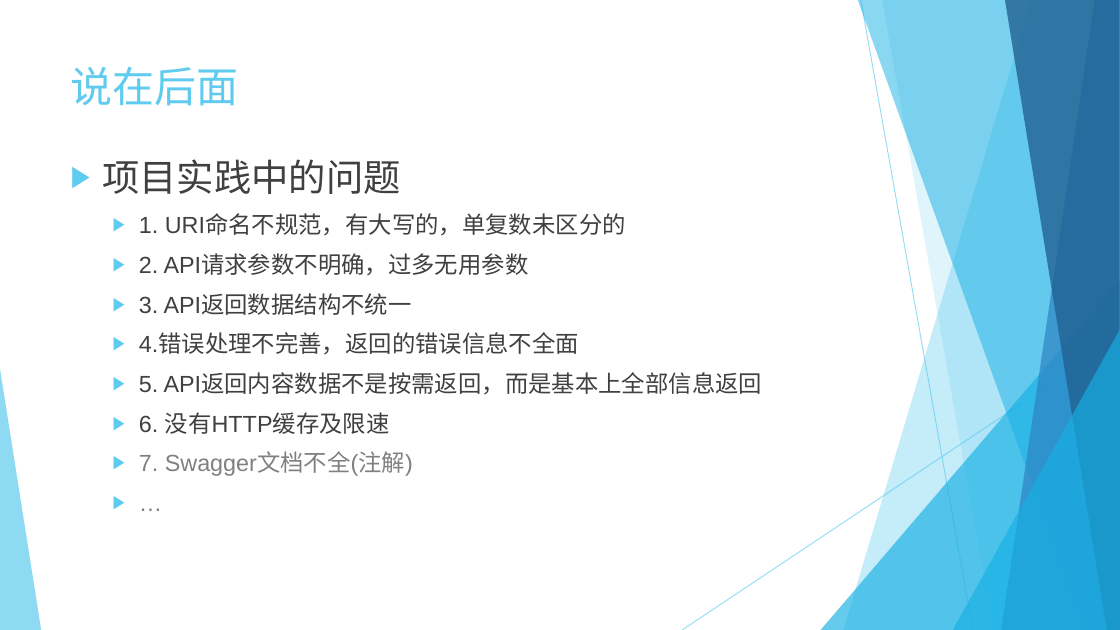
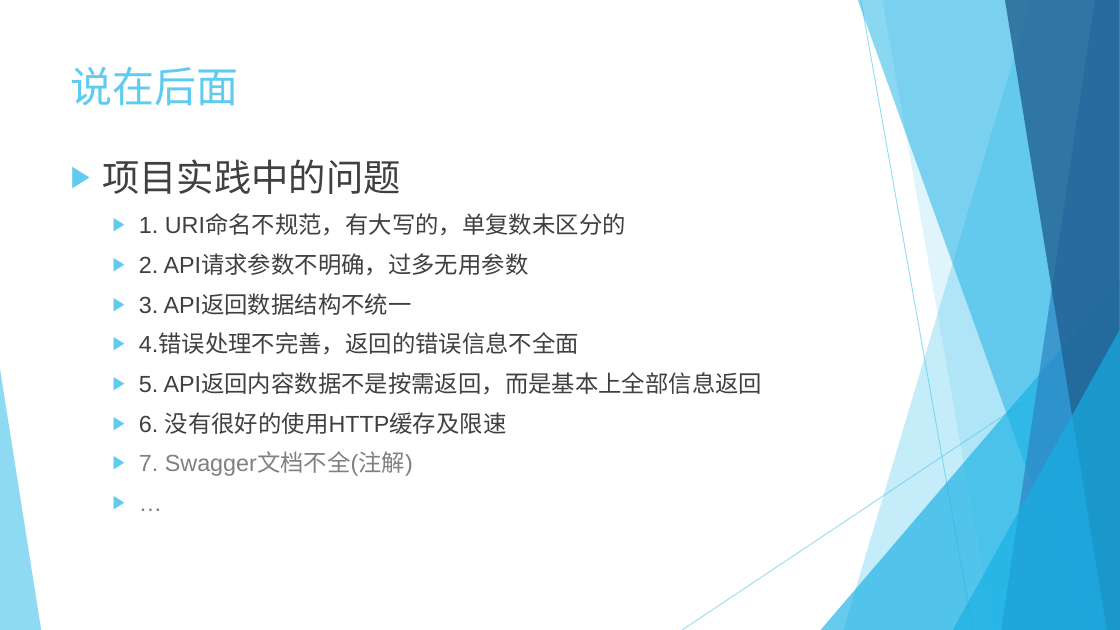
Before and after one commit to Crab2died/micro-boot, a slide deck: slide 22 of rest-api/RESTful.pptx. Drawn at 1120x630 pixels with LibreOffice and Linux fonts; fonts in the diff are those of the drawing. Boxes give left, top, right and bottom in pixels: in the first picture for what was removed or moved away, otherwise in the second. Text is boxed around its words. In the diff, an @@ line names an element or a change of style, - is before the commit and + after.

Commit message:
ppt

```diff
--- a/rest-api/RESTful.pptx
+++ b/rest-api/RESTful.pptx
@@ text at bbox=[139, 412, 507, 434]: text changed @@
-  ▶ 6. 没有HTTP缓存及限速
+  ▶ 6. 没有很好的使用HTTP缓存及限速
```
Also in this commit, not shown: 3 other slides changed, 1 other file.
